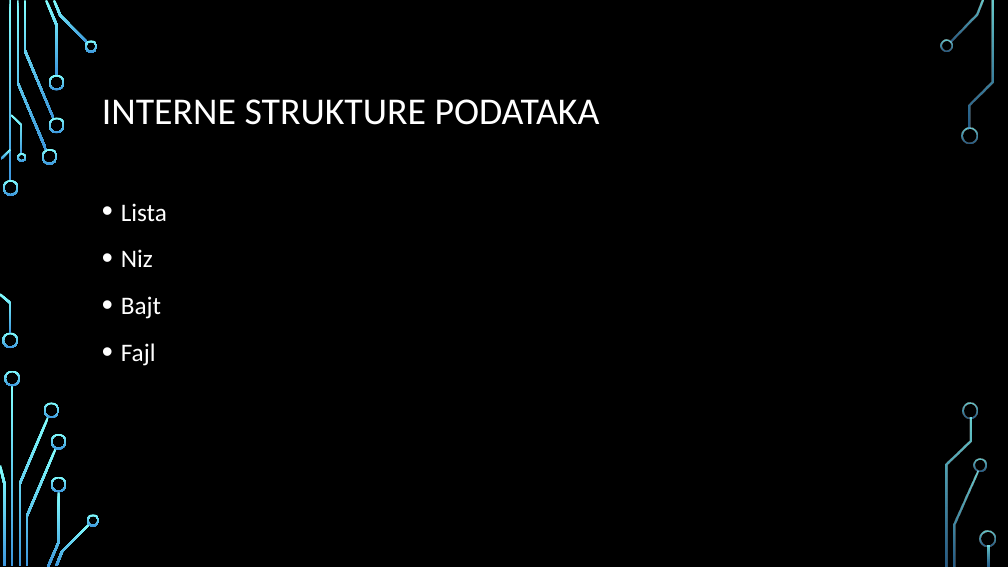
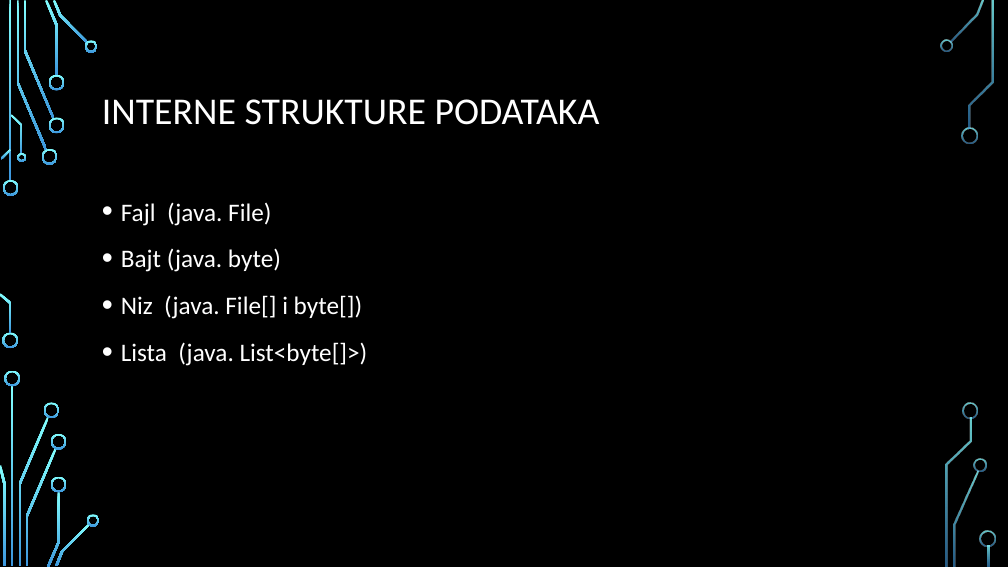
Before and after one commit to DejanPredojevic/Diplomski-rad, a slide deck: slide 12 of Prezentacija.pptx (slide 10 before the commit). Drawn at 1008x567 pixels with LibreOffice and Linux fonts; fonts in the diff are those of the drawing; background and template pictures are left out. Boxes give left, top, right and bottom in pixels: in the first picture for what was removed or moved away, otherwise in the second. Text is boxed around its words. In the diff, an @@ line names an element or a change of style, - is before the commit and + after.

```diff
--- a/Prezentacija.pptx
+++ b/Prezentacija.pptx
@@ text at <box>121,202,368,366</box>: text changed @@
-• Lista
-• Niz
-• Bajt
-• Fajl
+• Fajl (java. File)
+• Bajt (java. byte)
+• Niz (java. File[] i byte[])
+• Lista (java. List<byte[]>)
```
Also in this commit, not shown: 3 other slides changed, 4 slides added.
